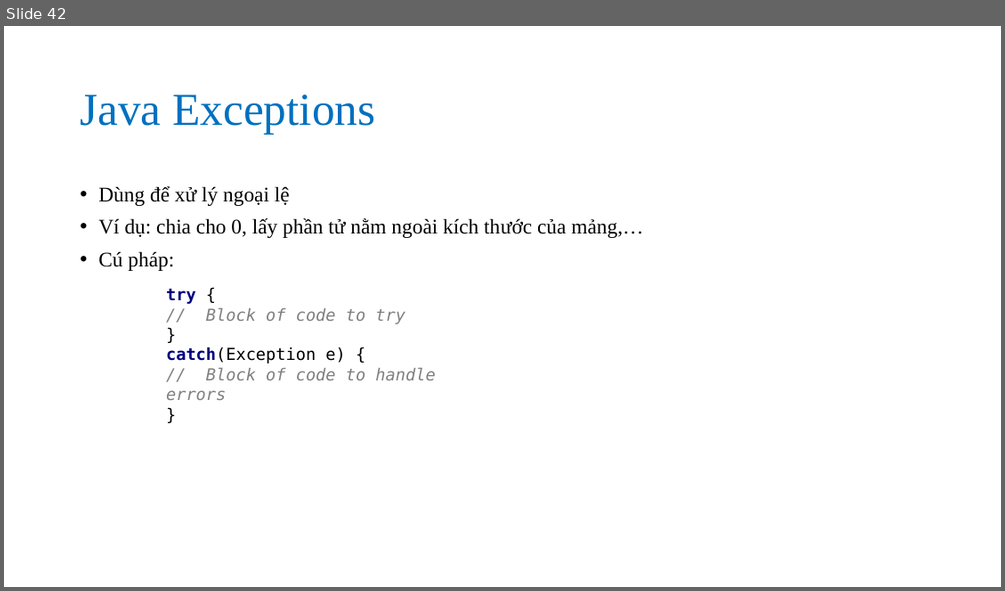
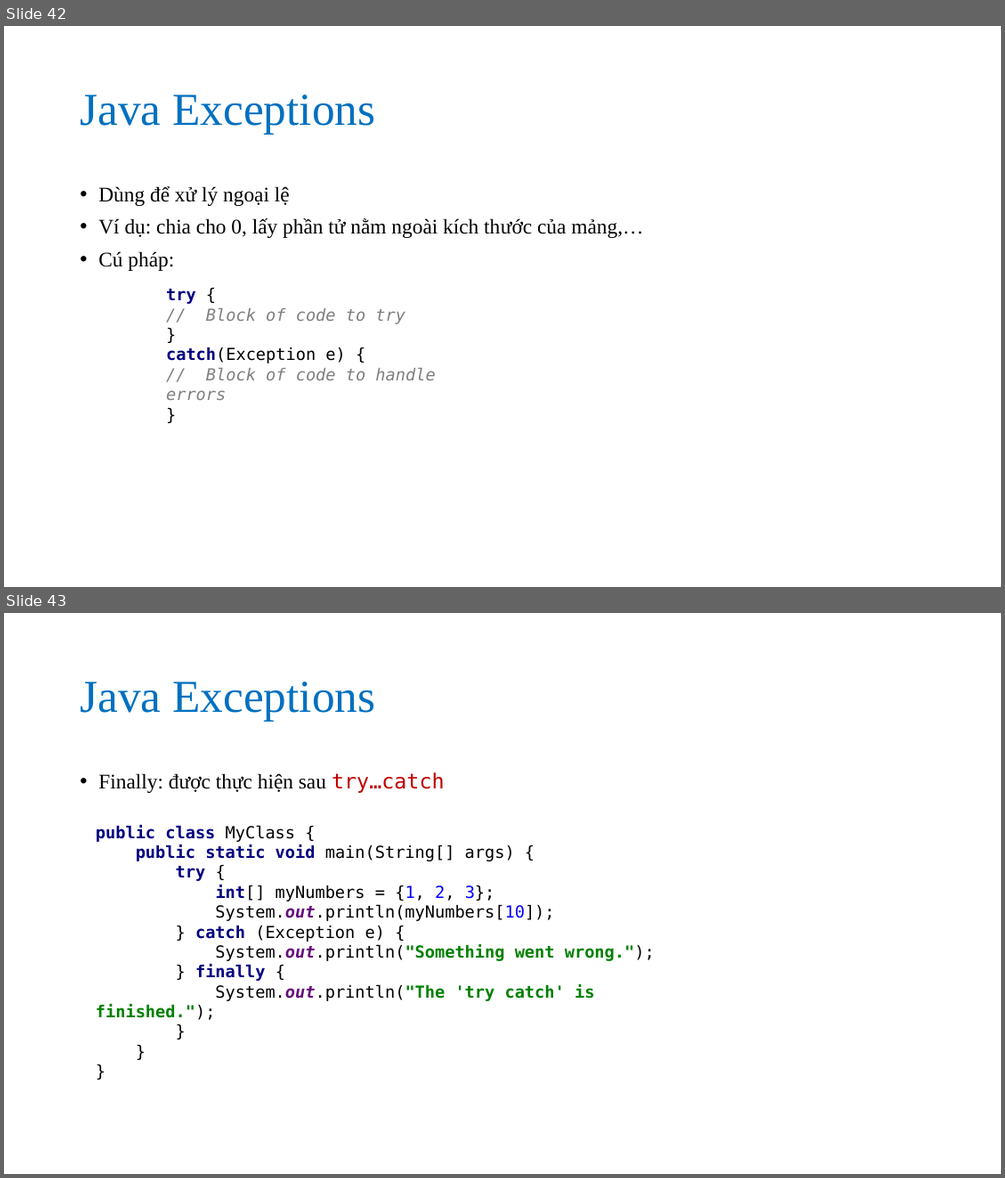
Before and after one commit to nguyenvanson332000/19jsp06, a slide deck: slides/java_core/java_oop.pptx. Shown one above the other, each under a label of ours: slide 42 before the commit, slides 42 and 43 after it. The pictures are 1005x591 and 1005x1178 pixels, drawn with LibreOffice and Linux fonts; fonts in the diff are those of the drawing. Boxes give left, top, right and bottom in pixels: in the first picture for what was removed or moved away, otherwise in the second. Text is boxed around its words. In the diff, an @@ line names an element or a change of style, - is before the commit and + after.

Commit message:
Java oop 4

```diff
--- a/slides/java_core/java_oop.pptx
+++ b/slides/java_core/java_oop.pptx
@@ slide 43 added at (4, 613, 1001, 1174), background #FFFFFF @@
@@ title added at (80, 682, 375, 721), 44 pt, text #0070C0 @@
+Java Exceptions
@@ text added at (98, 772, 445, 793), 20 pt, text #000000 @@
+• Finally: được thực hiện sau try…catch
@@ text added at (96, 825, 655, 1020), 16 pt, text #000000 @@
+public class MyClass {
+public static void main(String[] args) {
+try {
+int[] myNumbers = {1, 2, 3};
+System.out.println(myNumbers[10]);
+} catch (Exception e) {
+System.out.println("Something went wrong.");
+} finally {
+System.out.println("The 'try catch' is finished.");
+}
+}
+}
```
Also in this commit, not shown: 1 other slide added, 9 other files.
